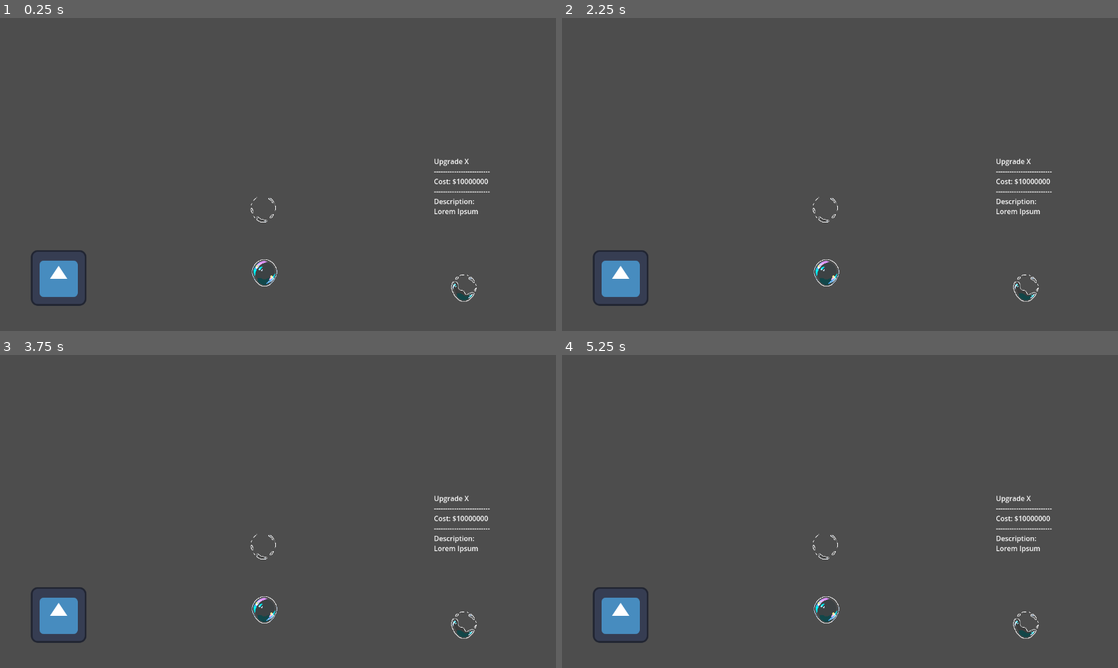
Above: before the commit, frames 1-4 (two rows, left to right).
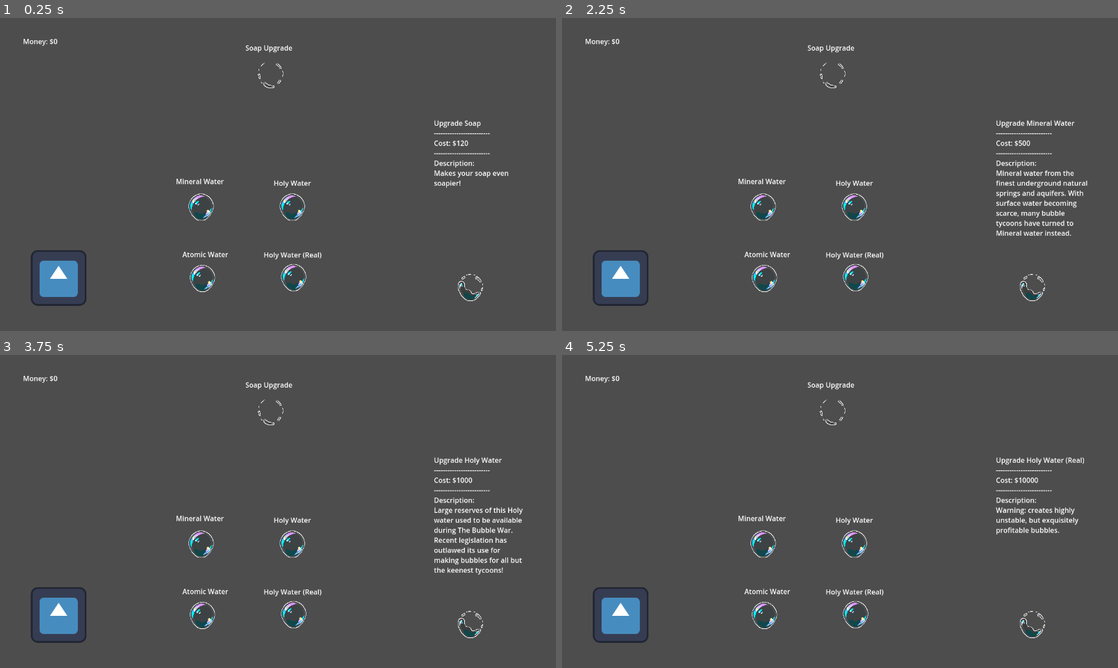
Above: after the commit, the same moments.

Repository: Topech/gamejam2025
Game: Godot game, scene res://upgrade_screen.tscn
The game is run twice, just before and just after one commit, with the same random seed, the same clock (stepped at 60 frames per second) and the same inputs. This scene is started directly instead of the project's main scene. The engine's default icon, where the game draws it, is replaced by a stand-in: a white triangle on a blue panel in a dark square.
Inputs (mouse positions are in pixels of both pictures, inside the frame that each line leads up to; where the layout moved, square brackets give the same spot in the first picture):
- Up to frame 1 (0.25 s): no input
- Up to frame 2 (2.25 s): click (1034, 287) [1023, 287] at 0.5 s; click (828, 271) at 1.27 s; click (762, 205) at 2.02 s
- Up to frame 3 (3.75 s): click (261, 545) at 2.77 s; click (294, 542) at 3.52 s
- Up to frame 4 (5.25 s): click (762, 614) at 4.27 s; click (856, 614) at 5.02 s

The runs differ from the first frame. In frame 1, 2.2% of the frame differs, in the area x 4-92%, y 6-91%; in frame 2, 2.8%, in the area x 4-95%, y 6-91%; in frame 3, 2.8%; in frame 4, 2.4%.

Commit message:
Upgrade pages

Diff:
--- a/global.gd
+++ b/global.gd
@@ -2,12 +2,18 @@
 
 @export var player_money: int = 0  # Initialize with starting amount
 @export var round_metrics: MetricStruct = null
-
+@export var soap_level: int = 1 # Initialise at level 1
+@export var unlocked_water: Array = ["swamp"] # Unlocked water array
 
 
 func add_money(amount: int) -> void:
 	player_money += amount
 
+func add_soap() -> void:
+	soap_level += 1
+
+func add_water(added_water: String) -> void:
+	unlocked_water.append(added_water)
 
 
 func spend_money(amount: int) -> bool:
@@ -20,3 +26,6 @@
 
 func get_money() -> int:
 	return player_money
+
+func get_soap() -> int:
+	return soap_level
--- /dev/null
+++ b/upgrade_screen.gd
@@ -0,0 +1,67 @@
+extends Control
+var selected_button = "soap"
+var description_text = ""
+var description_title = "Soap"
+var upgrade_cost = 100
+
+# Called when the node enters the scene tree for the first time.
+func _ready() -> void:
+	pass # Replace with function body.
+
+
+# Called every frame. 'delta' is the elapsed time since the previous frame.
+func _process(delta: float) -> void:
+	$CurrentMoney.text = "Money: $" + str(Global.get_money())
+	match selected_button:
+		"soap":
+			description_title = "Soap"
+			description_text = "Makes your soap even soapier!"
+			upgrade_cost = int(float(100) * pow(1.2, Global.soap_level))
+		"mineral_water":
+			description_title = "Mineral Water"
+			description_text = "Mineral water from the finest underground natural springs and aquifers. With surface water becoming scarce, many bubble tycoons have turned to Mineral water instead."
+			upgrade_cost = 500
+		"holy_water":
+			description_title = "Holy Water"
+			description_text = "Large reserves of this Holy water used to be available during The Bubble War. Recent legislation has outlawed its use for making bubbles for all but the keenest tycoons!"
+			upgrade_cost = 1000
+		"atomic_water":
+			description_title = "Atomic Water"
+			description_text = "Bad for drinking. Great for making bubbles!"
+			upgrade_cost = 2500
+		"holy_water_real":
+			description_title = "Holy Water (Real)"
+			description_text = "Warning: creates highly unstable, but exquisitely profitable bubbles."
+			upgrade_cost = 10000
+
+	$Description.text = "Upgrade " + description_title + "
+-------------------------
+Cost: $" + str(upgrade_cost) + "
+-------------------------
+Description:
+" + description_text
+
+
+# Following code is for determining which upgrade is selected
+func _on_upgrade_soap_pressed() -> void:
+	selected_button = "soap"
+
+func _on_upgrade_mineral_water_pressed() -> void:
+	selected_button = "mineral_water"
+
+func _on_upgrade_holy_water_pressed() -> void:
+	selected_button = "holy_water"
+
+func _on_upgrade_atomic_water_pressed() -> void:
+	selected_button = "atomic_water"
+
+func _on_upgrade_holy_water_real_pressed() -> void:
+	selected_button = "holy_water_real"
+
+func _on_buy_upgrade_pressed() -> void:
+	if Global.spend_money(upgrade_cost):
+		match selected_button:
+			"soap":
+				Global.add_soap()
+			_:
+				Global.add_water("selected_button")
--- a/upgrade_screen.tscn
+++ b/upgrade_screen.tscn
@@ -1,10 +1,12 @@
-[gd_scene load_steps=6 format=3 uid="uid://c4c5o5aqtvimi"]
+[gd_scene load_steps=8 format=3 uid="uid://c4c5o5aqtvimi"]
 
 [ext_resource type="Texture2D" uid="uid://uu116ta75q4" path="res://icon.svg" id="1_08ja4"]
+[ext_resource type="Script" path="res://upgrade_screen.gd" id="1_ypabj"]
 [ext_resource type="Script" path="res://next_day_button.gd" id="2_8j4kv"]
-[ext_resource type="Texture2D" uid="uid://dsxm1myvdjxhl" path="res://Assets/Bubbles/bubble2.png" id="3_v1f64"]
-[ext_resource type="Texture2D" uid="uid://c7xhi04ioygjk" path="res://Assets/Bubbles/bubble1.png" id="4_owdd5"]
-[ext_resource type="Texture2D" uid="uid://ce58pje0pk26t" path="res://Assets/Bubbles/bubble3.png" id="5_nihfo"]
+[ext_resource type="Texture2D" uid="uid://cg3ows3ls45fp" path="res://Assets/Bubbles/bubble2.png" id="3_v1f64"]
+[ext_resource type="Texture2D" uid="uid://c7jn8oocficgl" path="res://Assets/Bubbles/bubble1.png" id="4_owdd5"]
+[ext_resource type="Texture2D" uid="uid://dvwymmwh4eoil" path="res://Assets/Bubbles/bubble3.png" id="5_nihfo"]
+[ext_resource type="Script" path="res://upgrade_soap_button.gd" id="6_ahvdy"]
 
 [node name="UpgradeScreen" type="Control"]
 layout_mode = 3
@@ -13,6 +15,7 @@
 anchor_bottom = 1.0
 grow_horizontal = 2
 grow_vertical = 2
+script = ExtResource("1_ypabj")
 
 [node name="NextDayButton" type="TextureButton" parent="."]
 layout_mode = 0
@@ -23,11 +26,11 @@
 texture_normal = ExtResource("1_08ja4")
 script = ExtResource("2_8j4kv")
 
-[node name="RichTextLabel" type="RichTextLabel" parent="."]
+[node name="Description" type="RichTextLabel" parent="."]
 layout_mode = 0
 offset_left = 999.0
-offset_top = 318.0
-offset_right = 1172.0
+offset_top = 230.0
+offset_right = 1216.0
 offset_bottom = 528.0
 text = "Upgrade X
 -------------------------
@@ -36,28 +39,108 @@
 Description:
 Lorem Ipsum"
 
+[node name="RichTextLabel2" type="RichTextLabel" parent="."]
+layout_mode = 0
+offset_left = 565.0
+offset_top = 57.0
+offset_right = 738.0
+offset_bottom = 89.0
+text = "Soap Upgrade"
+
+[node name="RichTextLabel4" type="RichTextLabel" parent="."]
+layout_mode = 0
+offset_left = 405.0
+offset_top = 364.0
+offset_right = 520.0
+offset_bottom = 396.0
+text = "Mineral Water"
+
+[node name="RichTextLabel5" type="RichTextLabel" parent="."]
+layout_mode = 0
+offset_left = 630.0
+offset_top = 368.0
+offset_right = 745.0
+offset_bottom = 400.0
+text = "Holy Water"
+
+[node name="RichTextLabel6" type="RichTextLabel" parent="."]
+layout_mode = 0
+offset_left = 420.0
+offset_top = 532.0
+offset_right = 535.0
+offset_bottom = 564.0
+text = "Atomic Water"
+
+[node name="RichTextLabel7" type="RichTextLabel" parent="."]
+layout_mode = 0
+offset_left = 607.0
+offset_top = 533.0
+offset_right = 770.0
+offset_bottom = 561.0
+text = "Holy Water (Real)"
+
+[node name="CurrentMoney" type="RichTextLabel" parent="."]
+layout_mode = 0
+offset_left = 53.0
+offset_top = 42.0
+offset_right = 226.0
+offset_bottom = 75.0
+text = "Money: $100"
+
 [node name="BuyUpgrade" type="TextureButton" parent="."]
 layout_mode = 0
-offset_left = 1036.0
-offset_top = 589.0
-offset_right = 1100.0
-offset_bottom = 653.0
+offset_left = 1051.0
+offset_top = 588.0
+offset_right = 1115.0
+offset_bottom = 652.0
 texture_normal = ExtResource("3_v1f64")
 
-[node name="UpgradeR1_1" type="TextureButton" parent="."]
+[node name="UpgradeMineralWater" type="TextureButton" parent="."]
 layout_mode = 0
-offset_left = 577.0
-offset_top = 554.0
-offset_right = 641.0
-offset_bottom = 618.0
+offset_left = 431.0
+offset_top = 403.0
+offset_right = 495.0
+offset_bottom = 467.0
 texture_normal = ExtResource("4_owdd5")
 
-[node name="UpgradeR2_1" type="TextureButton" parent="."]
+[node name="UpgradeHolyWater" type="TextureButton" parent="."]
 layout_mode = 0
-offset_left = 574.0
-offset_top = 407.0
-offset_right = 638.0
-offset_bottom = 471.0
+offset_left = 641.0
+offset_top = 403.0
+offset_right = 705.0
+offset_bottom = 467.0
+texture_normal = ExtResource("4_owdd5")
+
+[node name="UpgradeAtomicWater" type="TextureButton" parent="."]
+layout_mode = 0
+offset_left = 434.0
+offset_top = 567.0
+offset_right = 498.0
+offset_bottom = 631.0
+texture_normal = ExtResource("4_owdd5")
+
+[node name="UpgradeHolyWaterReal" type="TextureButton" parent="."]
+layout_mode = 0
+offset_left = 644.0
+offset_top = 565.0
+offset_right = 708.0
+offset_bottom = 629.0
+texture_normal = ExtResource("4_owdd5")
+
+[node name="UpgradeSoap" type="TextureButton" parent="."]
+layout_mode = 0
+offset_left = 591.0
+offset_top = 98.0
+offset_right = 655.0
+offset_bottom = 162.0
 texture_normal = ExtResource("5_nihfo")
+script = ExtResource("6_ahvdy")
 
 [connection signal="pressed" from="NextDayButton" to="NextDayButton" method="_on_pressed"]
+[connection signal="pressed" from="BuyUpgrade" to="." method="_on_buy_upgrade_pressed"]
+[connection signal="pressed" from="UpgradeMineralWater" to="." method="_on_upgrade_mineral_water_pressed"]
+[connection signal="pressed" from="UpgradeHolyWater" to="." method="_on_upgrade_holy_water_pressed"]
+[connection signal="pressed" from="UpgradeAtomicWater" to="." method="_on_upgrade_atomic_water_pressed"]
+[connection signal="pressed" from="UpgradeHolyWaterReal" to="." method="_on_upgrade_holy_water_real_pressed"]
+[connection signal="pressed" from="UpgradeSoap" to="." method="_on_upgrade_soap_pressed"]
+[connection signal="pressed" from="UpgradeSoap" to="UpgradeSoap" method="_on_pressed"]
--- /dev/null
+++ b/upgrade_soap_button.gd
@@ -0,0 +1,18 @@
+extends TextureButton
+
+
+# Called when the node enters the scene tree for the first time.
+func _ready() -> void:
+	pass # Replace with function body.
+
+
+# Called every frame. 'delta' is the elapsed time since the previous frame.
+func _process(delta: float) -> void:
+	if Global.spend_money(100):
+		pass
+	pass
+
+func _on_pressed() -> void:
+
+	if Global.spend_money(int(float(100) * pow(1.2, Global.soap_level))): # Checks if the player can afford the 1.1^level * 100
+		Global.add_soap()
Not shown: 1 places in mainmenu.tscn that only renumber resources
Not shown: 1 places in round.tscn that only renumber resources
